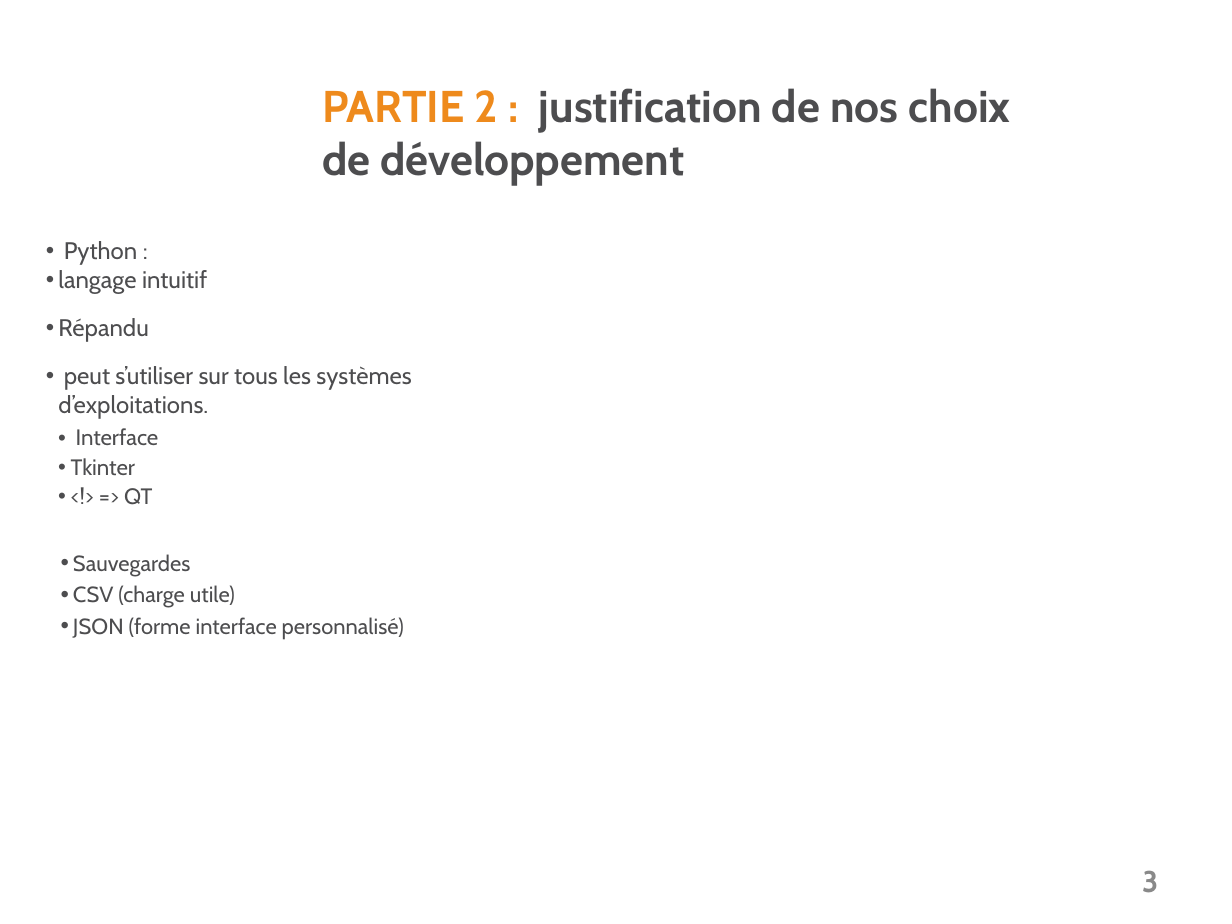
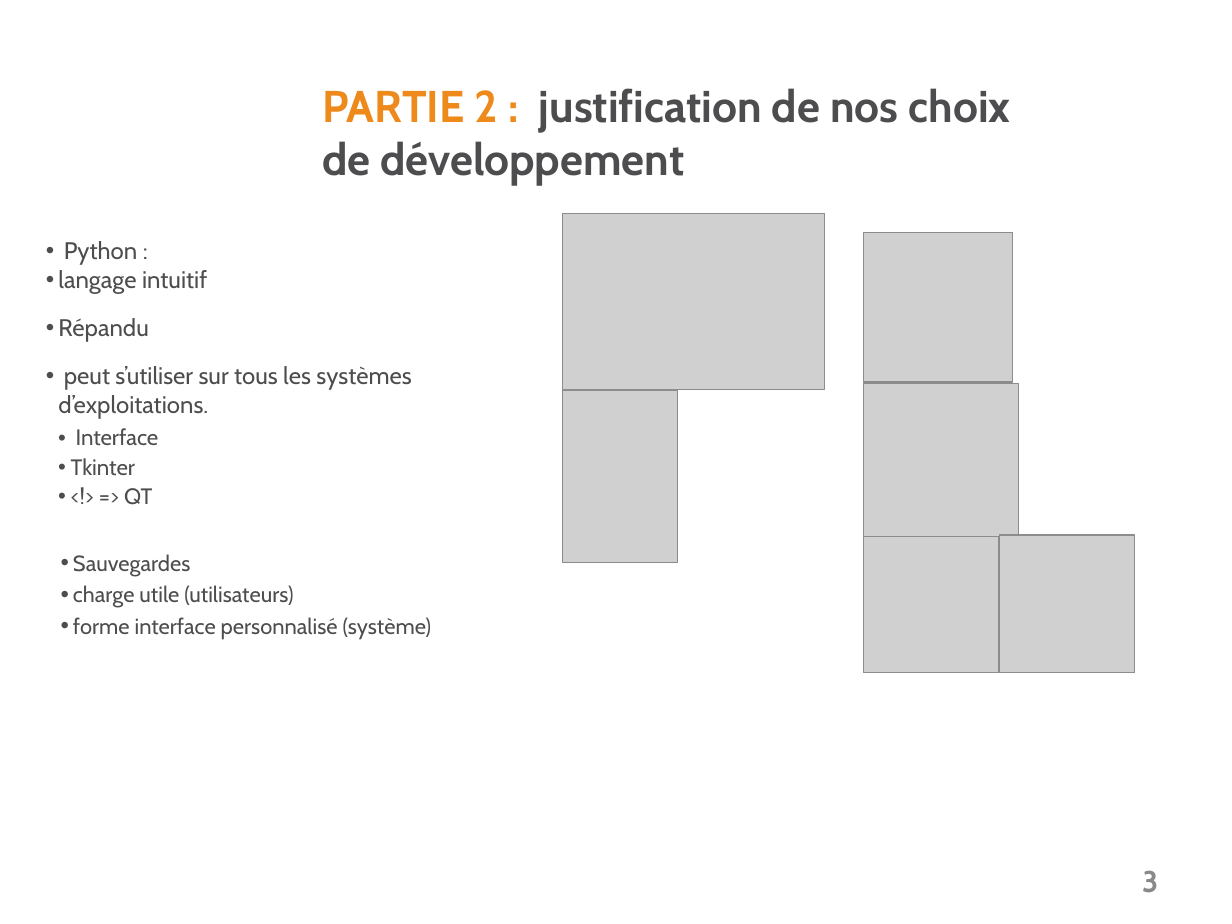
Before and after one commit to Steins7/MyLittleERP, a slide deck: slide 3 of Présentation CPO3.odp. Drawn at 1232x924 pixels with LibreOffice and Linux fonts; fonts in the diff are those of the drawing; grey boxes stand for pictures; background and template pictures are left out. Boxes give left, top, right and bottom in pixels: in the first picture for what was removed or moved away, otherwise in the second. Text is boxed around its words. In the diff, an @@ line names an element or a change of style, - is before the commit and + after.

```diff
--- a/Présentation CPO3.odp
+++ b/Présentation CPO3.odp
@@ picture added at box(563, 213, 825, 389) @@
@@ picture added at box(864, 233, 1013, 382) @@
@@ picture added at box(864, 383, 1019, 536) @@
@@ picture added at box(563, 391, 679, 563) @@
@@ picture added at box(864, 537, 999, 673) @@
@@ picture added at box(999, 535, 1135, 673) @@
@@ text at box(73, 585, 432, 640): text changed @@
-  • CSV (charge utile)
-  • JSON (forme interface personnalisé)
+  • charge utile (utilisateurs)
+  • forme interface personnalisé (système)
```
Also in this commit, not shown: 2 other slides changed, 2 slides removed.
